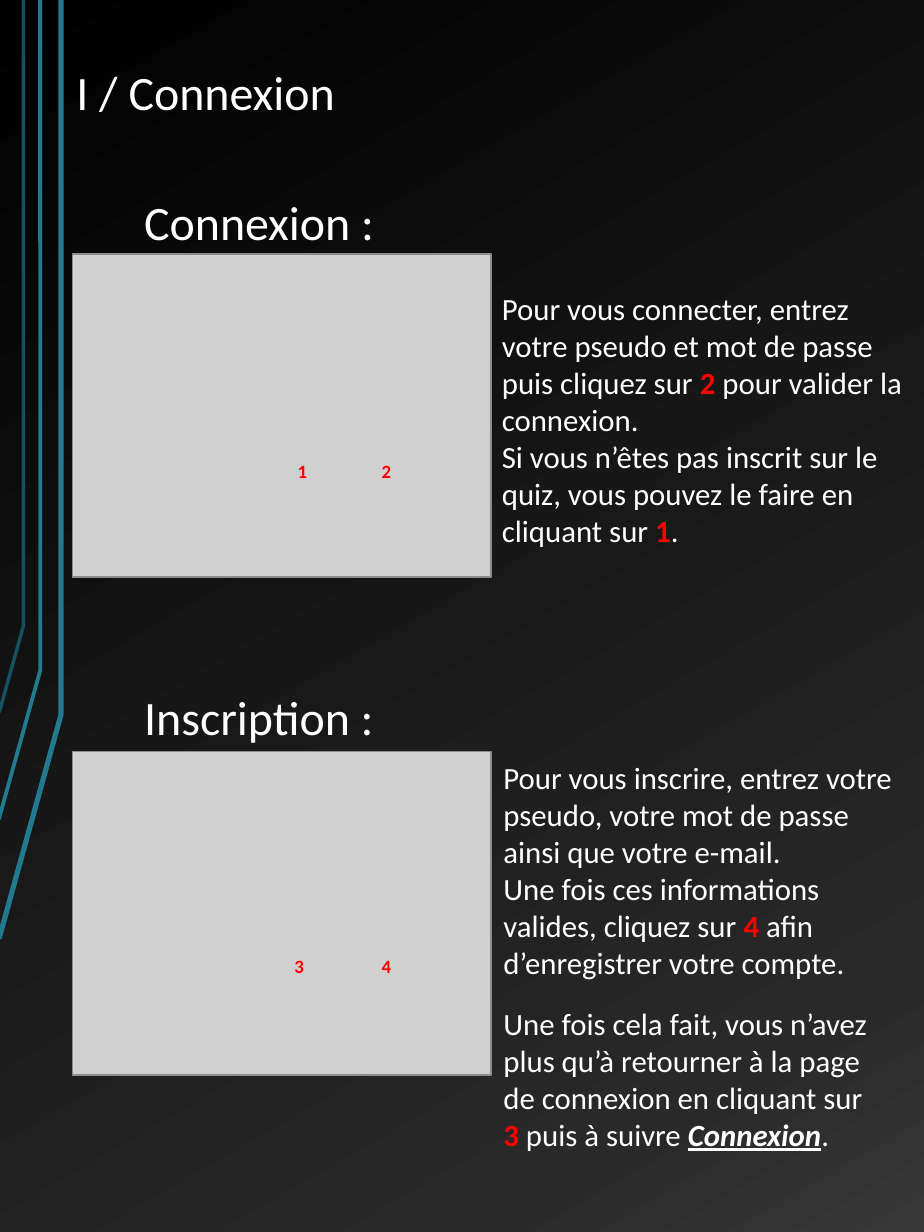
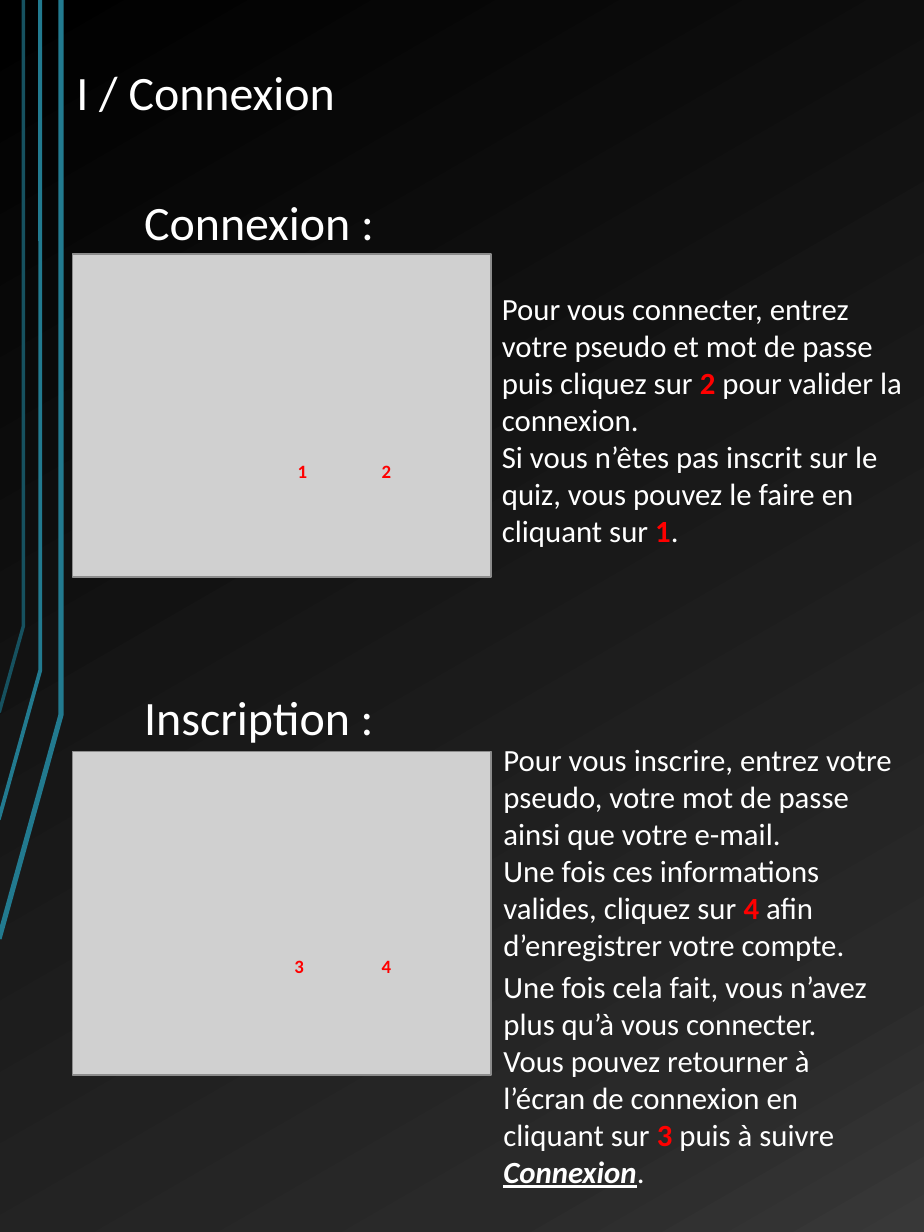
Before and after one commit to LordAlbas/warquiz, a slide deck: slide 2 of Docs/manuel utilisateur WQ.pptx. Drawn at 924x1232 pixels with LibreOffice and Linux fonts; fonts in the diff are those of the drawing; grey boxes stand for pictures. Boxes give left, top, right and bottom in pixels: in the first picture for what was removed or moved away, otherwise in the second. Text is boxed around its words. In the diff, an @@ line names an element or a change of style, - is before the commit and + after.

```diff
--- a/Docs/manuel utilisateur WQ.pptx
+++ b/Docs/manuel utilisateur WQ.pptx
@@ text "Pour vous inscrire, entrez votre ..." moved from (x1=503, y1=768, x2=892, y2=980) to (x1=503, y1=750, x2=892, y2=962) @@
@@ text at (x1=503, y1=976, x2=867, y2=1188): text changed @@
-Une fois cela fait, vous n’avez plus qu’à retourner à la page de connexion en cliquant sur 3 puis à suivre Connexion.
+Une fois cela fait, vous n’avez plus qu’à vous connecter. Vous pouvez retourner à l’écran de connexion en cliquant sur 3 puis à suivre Connexion.
```
Also in this commit, not shown: 4 other slides changed, 1 other file.
